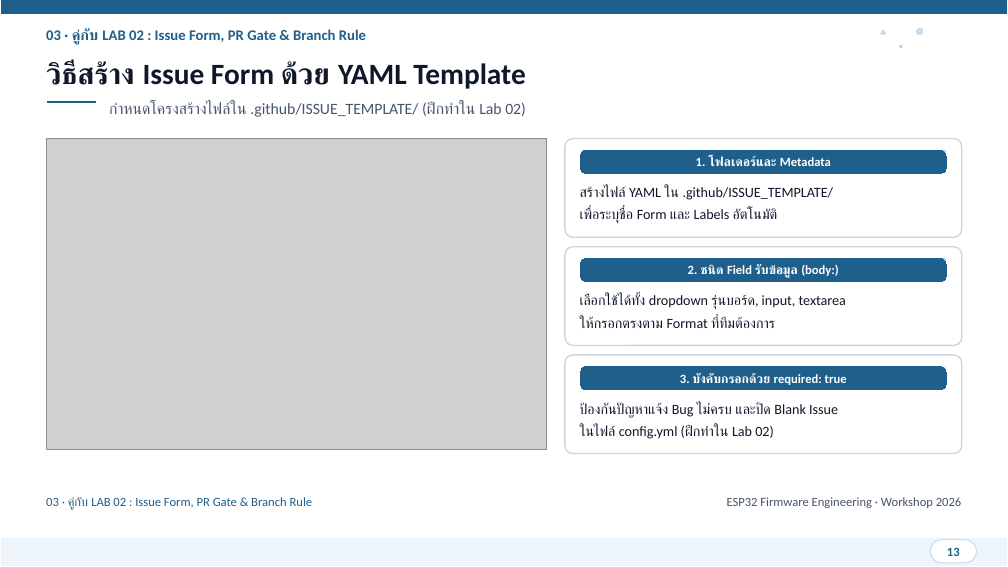
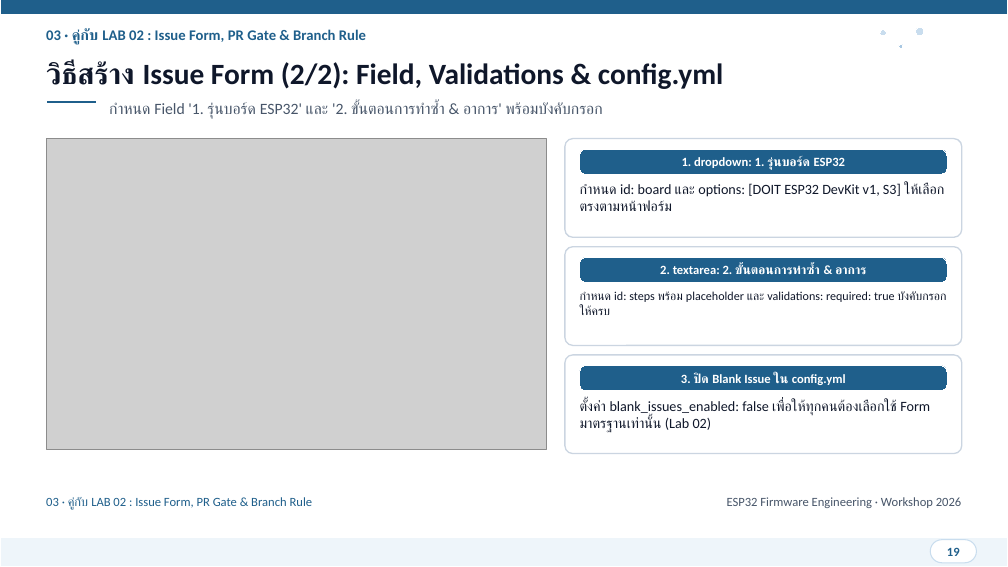
Before and after one commit to FreshmanMentor/git-practice, a slide deck: slide 19 of presentation/ESP32_Git_CICD_Workshop.pptx (slide 13 before the commit). Drawn at 1008x567 pixels with LibreOffice and Linux fonts; fonts in the diff are those of the drawing; grey boxes stand for pictures. Boxes give left, top, right and bottom in pixels: in the first picture for what was removed or moved away, otherwise in the second. Text is boxed around its words. In the diff, an @@ line names an element or a change of style, - is before the commit and + after.

```diff
--- a/presentation/ESP32_Git_CICD_Workshop.pptx
+++ b/presentation/ESP32_Git_CICD_Workshop.pptx
@@ text at [46,61,724,89]: text changed @@
-วิธีสร้าง Issue Form ด้วย YAML Template
+วิธีสร้าง Issue Form (2/2): Field, Validations & config.yml
@@ text at [109,101,602,119]: text changed @@
-กำหนดโครงสร้างไฟล์ใน .github/ISSUE_TEMPLATE/ (ฝึกทำใน Lab 02)
+กำหนด Field '1. รุ่นบอร์ด ESP32' และ '2. ขั้นตอนการทำซ้ำ & อาการ' พร้อมบังคับกรอก
@@ text at [682,156,845,170]: text changed @@
-1. โฟลเดอร์และ Metadata
+1. dropdown: 1. รุ่นบอร์ด ESP32
@@ text at [580,183,944,211]: text changed @@
-สร้างไฟล์ YAML ใน .github/ISSUE_TEMPLATE/
-เพื่อระบุชื่อ Form และ Labels อัตโนมัติ
+กำหนด id: board และ options: [DOIT ESP32 DevKit v1, S3] ให้เลือกตรงตามหน้าฟอร์ม
@@ text at [660,265,866,275]: text changed @@
-2. ชนิด Field รับข้อมูล (body:)
+2. textarea: 2. ขั้นตอนการทำซ้ำ & อาการ
@@ text at [580,291,946,315]: text changed; size 13.5 to 11.5 pt @@
-เลือกใช้ได้ทั้ง dropdown รุ่นบอร์ด, input, textarea
-ให้กรอกตรงตาม Format ที่ทีมต้องการ
+กำหนด id: steps พร้อม placeholder และ validations: required: true บังคับกรอกให้ครบ
@@ text at [681,373,846,387]: text changed @@
-3. บังคับกรอกด้วย required: true
+3. ปิด Blank Issue ใน config.yml
@@ text at [580,399,930,432]: text changed @@
-ป้องกันปัญหาแจ้ง Bug ไม่ครบ และปิด Blank Issue
-ในไฟล์ config.yml (ฝึกทำใน Lab 02)
+ตั้งค่า blank_issues_enabled: false เพื่อให้ทุกคนต้องเลือกใช้ Form มาตรฐานเท่านั้น (Lab 02)
```
Also in this commit, not shown: 27 other slides changed, 11 slides added, 1 other file.
